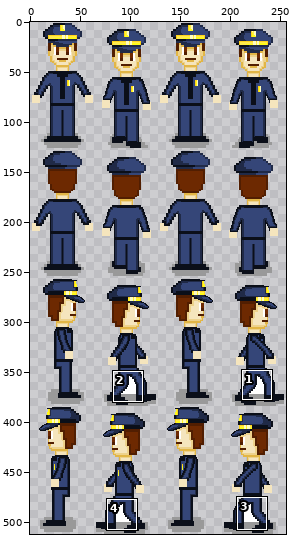
Sprite sheet: assets/Objects/Policeman.png. Above: a wide view before the commit, with the close-up outlined.
Close-up. Earlier state:
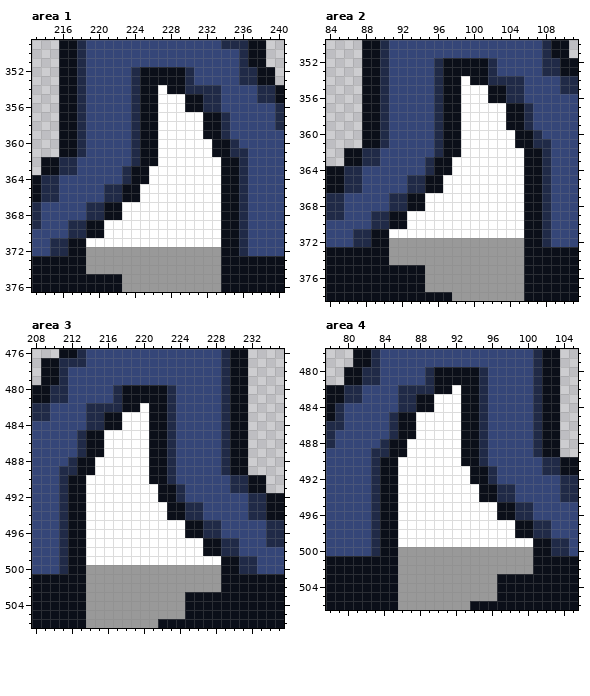
The file is 256x512 pixels. Shown: area 1: x 213..240, y 349..376; area 2: x 84..111, y 350..378; area 3: x 208..235, y 476..506; area 4: x 78..105, y 478..506.
The result:
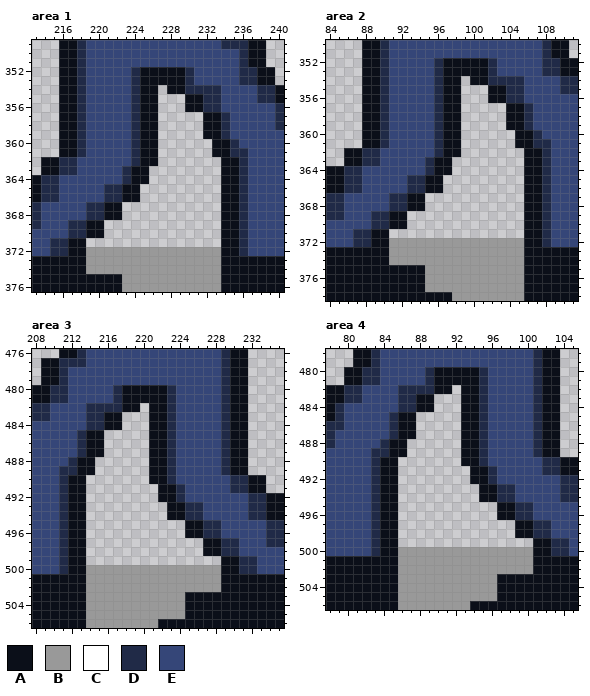
Palette (. is transparent): A #0b0f19  B #999999  C #ffffff  D #202a47  E #354678
Author's note on the commit: Kleinigkeit am Policeman verbessert
From old to new:
Area 1:
y 354: x 227 C -> .
y 355..356: x 227..229 CCC -> ...
y 357..359: x 227..231 CCCCC -> .....
y 360..361: x 227..232 CCCCCC -> ......
y 362: x 227..233 CCCCCCC -> .......
y 363..364: x 226..233 CCCCCCCC -> ........
y 365..366: x 225..233 CCCCCCCCC -> .........
y 367..368: x 223..233 CCCCCCCCCCC -> ...........
y 369..370: x 221..233 CCCCCCCCCCCCC -> .............
y 371: x 219..233 CCCCCCCCCCCCCCC -> ...............
Area 2:
y 354: x 99 C -> .
y 355..356: x 99..101 CCC -> ...
y 357..359: x 99..103 CCCCC -> .....
y 360..361: x 99..104 CCCCCC -> ......
y 362: x 99..105 CCCCCCC -> .......
y 363..364: x 98..105 CCCCCCCC -> ........
y 365..366: x 97..105 CCCCCCCCC -> .........
y 367..368: x 95..105 CCCCCCCCCCC -> ...........
y 369..370: x 93..105 CCCCCCCCCCCCC -> .............
y 371: x 91..105 CCCCCCCCCCCCCCC -> ...............
Area 3:
y 482: x 220 C -> .
y 483..484: x 218..220 CCC -> ...
y 485..487: x 216..220 CCCCC -> .....
y 488..489: x 215..220 CCCCCC -> ......
y 490: x 214..220 CCCCCCC -> .......
y 491..492: x 214..221 CCCCCCCC -> ........
y 493..494: x 214..222 CCCCCCCCC -> .........
y 495..496: x 214..224 CCCCCCCCCCC -> ...........
y 497..498: x 214..226 CCCCCCCCCCCCC -> .............
y 499: x 214..228 CCCCCCCCCCCCCCC -> ...............
Area 4:
y 482: x 92 C -> .
y 483..484: x 90..92 CCC -> ...
y 485..487: x 88..92 CCCCC -> .....
y 488..489: x 87..92 CCCCCC -> ......
y 490: x 86..92 CCCCCCC -> .......
y 491..492: x 86..93 CCCCCCCC -> ........
y 493..494: x 86..94 CCCCCCCCC -> .........
y 495..496: x 86..96 CCCCCCCCCCC -> ...........
y 497..498: x 86..98 CCCCCCCCCCCCC -> .............
y 499: x 86..100 CCCCCCCCCCCCCCC -> ...............
Boxes around the changes in both close-ups, in picture pixels (x1, y1, x2, y2):
erased: (86, 85, 221, 247)
erased: (389, 76, 524, 238)
erased: (86, 403, 221, 565)
erased: (398, 385, 533, 547)
